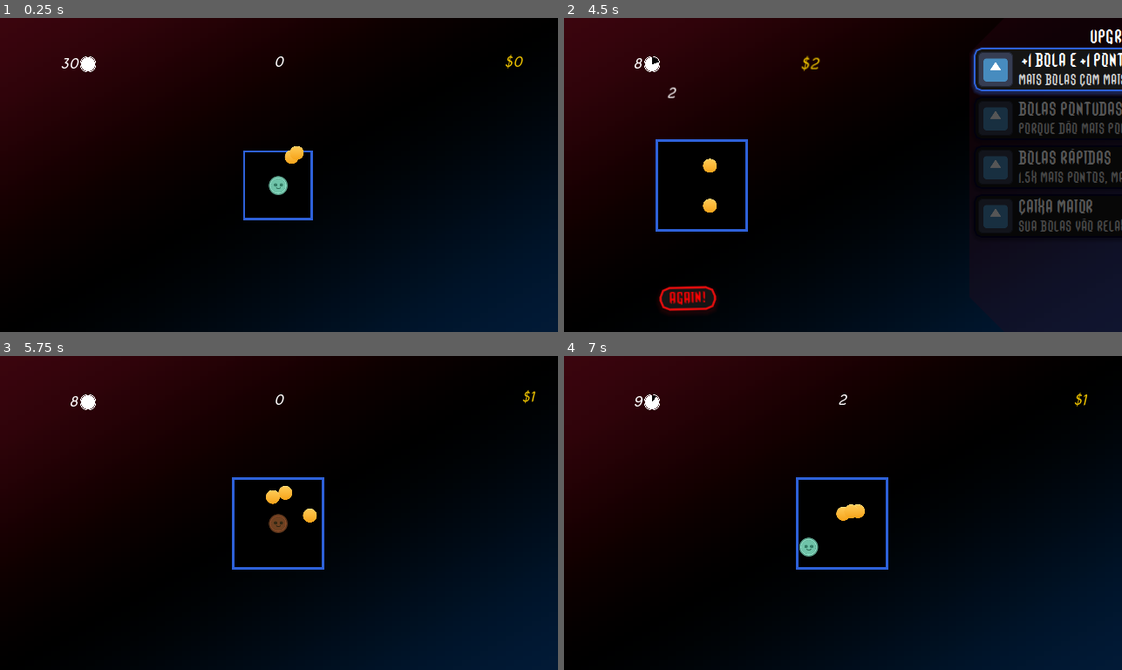
Above: before the commit, frames 1-4 (two rows, left to right).
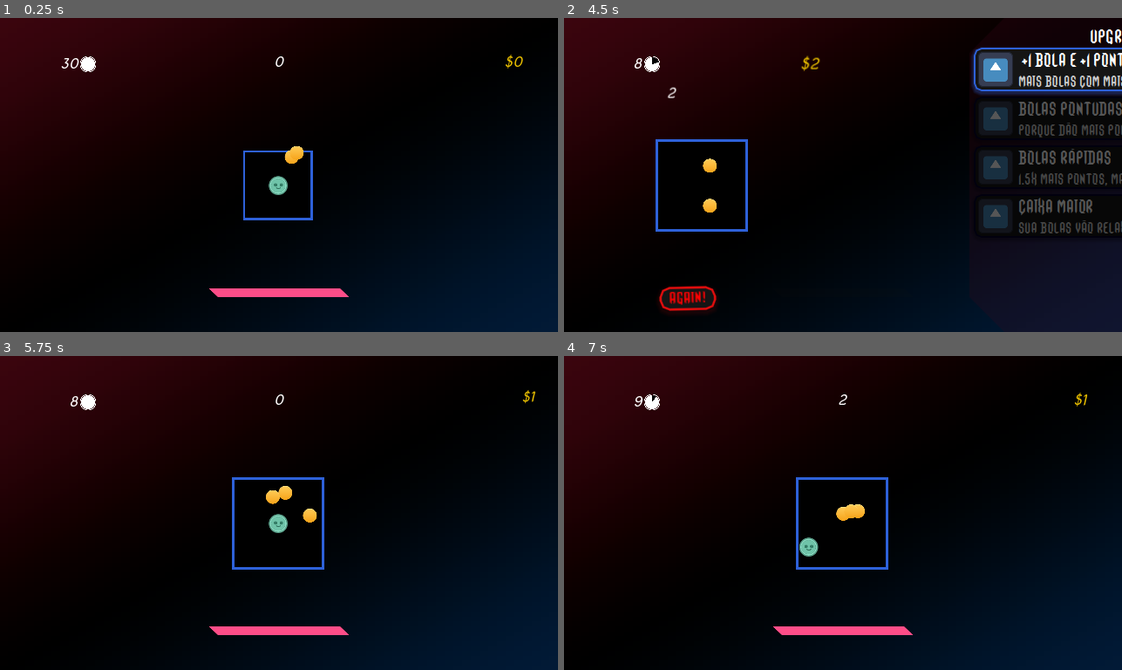
Above: after the commit, the same moments.

Repository: leofarias-cpu/brain-game-jam-incremental
Game: Godot game, scene res://systems/game/game.tscn
The game is run twice, just before and just after one commit, with the same random seed, the same clock (stepped at 60 frames per second) and the same inputs. The engine's default icon, where the game draws it, is replaced by a stand-in: a white triangle on a blue panel in a dark square.
Inputs (mouse positions are in pixels of both pictures, inside the frame that each line leads up to):
- Up to frame 1 (0.25 s): no input
- Up to frame 2 (4.5 s): tap Enter (ui_accept) at 0.5, 0.77, 1.52, 3.02, 3.77 s; move the mouse to (619, 65) at 0.52 s; hold D (right) 0.53-1.28 s; tap I every 0.75 s from 0.6 to 3.6 s; move the mouse to (843, 61) at 1.27 s; hold S (down) 1.28-2.03 s; move the mouse to (898, 105) at 2.02 s; hold D (right) 2.03-2.78 s; move the mouse to (815, 237) at 2.77 s; hold W (up) 2.78-3.53 s; move the mouse to (1010, 222) at 3.52 s; hold A (left) 3.53-4.25 s; click "AGAIN!" at 4.25 s
- Up to frame 3 (5.75 s): click (407, 406) at 5 s
- Up to frame 4 (7 s): move the mouse to (675, 465) at 5.77 s; hold A (left) 5.78-6.53 s; tap I at 5.85, 6.6 s; tap Enter (ui_accept) at 6.02 s; move the mouse to (870, 513) at 6.52 s; hold S (down) from 6.53 s (still down)

The runs differ from the first frame. In frame 1, 0.7% of the frame differs, in the area x 37-63%, y 86-89%; in frame 2, 1.2%, in the area x 81-100%, y 17-69%; in frame 3, 0.8%; in frame 4, 0.7%.

Commit message:
feat: timeout adds score, health bar and fixed player color on round start

Diff:
--- a/entities/player/player.gd
+++ b/entities/player/player.gd
@@ -6,7 +6,11 @@
 @export var sprite: Sprite2D
 
 var speed = 60
-var hp := 2
+var hp := 2:
+	set(v):
+		hp_changed.emit(v)
+		hp = v
+
 var invincible := false:
 	set(v):
 		invincible = v
@@ -17,7 +21,7 @@
 
 
 signal graze(value: int)
-signal hit
+signal hp_changed(value: int)
 signal died
 
 func _ready() -> void:
@@ -52,13 +56,11 @@
 func _on_hitbox_area_entered(_area: Area2D) -> void:
 	if invincible: return
 
-	hit.emit()
 	var tween = get_tree().create_tween()
 	tween.tween_property(sprite, 'modulate', Color(0.99, 0.33, 0.198, 1.0), 0.3)
 
 	hp -= 1
 	if hp <= 0:
 		died.emit()
-		return
 
 	tween.tween_property(sprite, 'modulate', Color(1.0, 1.0, 1.0, 1.0), 0.2)
--- a/systems/game/game.gd
+++ b/systems/game/game.gd
@@ -2,7 +2,10 @@
 
 @export_group("Player", "player_")
 @export var player: Player
-@export var player_hp_max := 2
+@export var player_hp_max := 2:
+	set(v):
+		player_hp_max = v
+		hp_max_changed.emit(v)
 @export var player_speed := 60.0
 
 @export_group("Play Space", "play_space_")
@@ -14,6 +17,7 @@
 @export_group("")
 @export var enemies: Array[PackedScene]
 @export var safe_time: int = 10
+@export var timeout_score := 0.1
 #@export var upgrades: Dictionary[PackedScene, int]
 @export var going_crazy_timer: Timer
 @export var round_end_position: Marker2D
@@ -44,6 +48,7 @@
 signal money_set(value: int)
 signal score_set(value: int)
 signal play_space_size_changed(space: PlaySpace)
+signal hp_max_changed(v: int)
 
 func _ready() -> void:
 
@@ -185,9 +190,15 @@
 			enemy.graze_area.monitoring = v
 			if v: enemy.grazing_enabled = true
 
-func _process(delta: float) -> void:
+func _process(_delta: float) -> void:
 	if Input.is_action_just_pressed("ui_accept"):
 		if TranslationServer.get_locale() == 'en':
 			TranslationServer.set_locale("pt")
 		else:
 			TranslationServer.set_locale("en")
+
+
+
+func _on_going_crazy_timer_timeout() -> void:
+	ui_layer.play_timeout_score_effect(score * timeout_score)
+	score *= 1 + timeout_score
--- a/systems/game/game.tscn
+++ b/systems/game/game.tscn
@@ -19,6 +19,7 @@
 [ext_resource type="FontFile" uid="uid://d1gtmh52vs017" path="res://assets/grimoire of death/TrueType (.ttf)/GrimoireOfDeath-Italic.ttf" id="11_danal"]
 [ext_resource type="PackedScene" uid="uid://cdbi5j1lx0ri" path="res://ui/timer/progress_bar.tscn" id="14_8ssvi"]
 [ext_resource type="Script" uid="uid://cyd5pn1tdumoj" path="res://systems/upgrade/Upgrade.gd" id="17_acwcx"]
+[ext_resource type="Script" uid="uid://dv8c8s04e02y2" path="res://ui/healthbar.gd" id="18_3mt0c"]
 [ext_resource type="Resource" uid="uid://c6ydmvxvh068d" path="res://systems/upgrade/upgrades/ball_add/ball_add.tres" id="18_n2pfc"]
 [ext_resource type="Resource" uid="uid://0wr7yvjntel6" path="res://systems/upgrade/upgrades/balls_faster/balls_faster.tres" id="19_3gm7n"]
 [ext_resource type="Resource" uid="uid://t0mqqu86gh3u" path="res://systems/upgrade/upgrades/ball_more_money/ball_more_money.tres" id="19_n2pfc"]
@@ -106,6 +107,18 @@
 corner_radius_bottom_left = 40
 corner_detail = 1
 
+[sub_resource type="StyleBoxFlat" id="StyleBoxFlat_5s6u0"]
+bg_color = Color(0.65811384, 0.329076, 2.8878452e-07, 0.14509805)
+corner_radius_top_right = 50
+corner_radius_bottom_left = 50
+corner_detail = 1
+
+[sub_resource type="StyleBoxFlat" id="StyleBoxFlat_3mt0c"]
+bg_color = Color(0.99439996, 0.30235603, 0.5346376, 1)
+corner_radius_top_right = 50
+corner_radius_bottom_left = 50
+corner_detail = 1
+
 [sub_resource type="Theme" id="Theme_3gm7n"]
 Button/fonts/font = ExtResource("10_s2ak1")
 Button/styles/hover = SubResource("StyleBoxFlat_wehse")
@@ -113,6 +126,8 @@
 Button/styles/pressed = SubResource("StyleBoxFlat_acwcx")
 HSeparator/styles/separator = SubResource("StyleBoxLine_ivg0e")
 Panel/styles/panel = SubResource("StyleBoxFlat_n2pfc")
+ProgressBar/styles/background = SubResource("StyleBoxFlat_5s6u0")
+ProgressBar/styles/fill = SubResource("StyleBoxFlat_3mt0c")
 RichTextLabel/fonts/italics_font = ExtResource("11_danal")
 RichTextLabel/fonts/normal_font = ExtResource("10_s2ak1")
 
@@ -159,7 +174,7 @@
 texture = SubResource("GradientTexture2D_tga20")
 script = ExtResource("6_2ub4j")
 
-[node name="UI Layer" type="CanvasLayer" parent="." unique_id=1395375313 node_paths=PackedStringArray("money", "round_end_position", "shop", "timer", "timer_progress_bar", "round_start_button", "score")]
+[node name="UI Layer" type="CanvasLayer" parent="." unique_id=1395375313 node_paths=PackedStringArray("money", "round_end_position", "shop", "timer", "timer_progress_bar", "round_start_button", "score", "hp_bar")]
 process_mode = 3
 script = ExtResource("7_7o6gp")
 money = NodePath("MarginContainer/Money")
@@ -169,6 +184,7 @@
 timer_progress_bar = NodePath("MarginContainer/HBoxContainer/ProgressBar")
 round_start_button = NodePath("Round Start")
 score = NodePath("MarginContainer/Score")
+hp_bar = NodePath("MarginContainer/MarginContainer/HeatlhBar")
 
 [node name="Round Start" type="Button" parent="UI Layer" unique_id=1109474704 node_paths=PackedStringArray("game")]
 visible = false
@@ -205,7 +221,7 @@
 size_flags_vertical = 0
 theme_override_constants/separation = 0
 
-[node name="Timer" parent="UI Layer/MarginContainer/HBoxContainer" unique_id=649885082 node_paths=PackedStringArray("progress_bar") instance=ExtResource("7_xtdty")]
+[node name="Timer" parent="UI Layer/MarginContainer/HBoxContainer" unique_id=649885082 node_paths=PackedStringArray("progress_bar", "effect_label") instance=ExtResource("7_xtdty")]
 custom_minimum_size = Vector2(50, 25)
 clip_contents = false
 layout_mode = 2
@@ -220,6 +236,15 @@
 horizontal_alignment = 2
 vertical_alignment = 1
 progress_bar = NodePath("../ProgressBar")
+effect_label = NodePath("EffectLabel")
+
+[node name="EffectLabel" type="RichTextLabel" parent="UI Layer/MarginContainer/HBoxContainer/Timer" unique_id=955285399]
+visible = false
+layout_mode = 0
+offset_right = 54.0
+offset_bottom = 40.0
+offset_transform_enabled = true
+text = "+ 10!!"
 
 [node name="ProgressBar" parent="UI Layer/MarginContainer/HBoxContainer" unique_id=671674136 instance=ExtResource("14_8ssvi")]
 custom_maximum_size = Vector2(50, 50)
@@ -259,6 +284,24 @@
 vertical_alignment = 1
 script = ExtResource("2_q6kid")
 
+[node name="MarginContainer" type="MarginContainer" parent="UI Layer/MarginContainer" unique_id=847969633]
+layout_mode = 2
+theme_override_constants/margin_left = 200
+theme_override_constants/margin_right = 200
+
+[node name="HeatlhBar" type="ProgressBar" parent="UI Layer/MarginContainer/MarginContainer" unique_id=1860181324 node_paths=PackedStringArray("game")]
+custom_minimum_size = Vector2(0, 10)
+layout_mode = 2
+size_flags_vertical = 8
+offset_transform_enabled = true
+mouse_filter = 2
+max_value = 2.0
+step = 0.1
+value = 1.0
+show_percentage = false
+script = ExtResource("18_3mt0c")
+game = NodePath("../../../..")
+
 [node name="Shop" parent="UI Layer" unique_id=429705958 node_paths=PackedStringArray("game") instance=ExtResource("10_fws3a")]
 visible = false
 custom_minimum_size = Vector2(350, -1)
@@ -268,16 +311,20 @@
 offset_transform_enabled = true
 offset_transform_position = Vector2(350, 0)
 initial_upgrades = Array[ExtResource("17_acwcx")]([ExtResource("18_n2pfc"), ExtResource("19_n2pfc"), ExtResource("19_3gm7n"), ExtResource("20_8ssvi")])
+upgrades = null
 game = NodePath("../..")
 
+[connection signal="hp_max_changed" from="." to="UI Layer/MarginContainer/MarginContainer/HeatlhBar" method="_on_game_hp_max_changed"]
 [connection signal="money_set" from="." to="UI Layer" method="_on_game_money_set"]
 [connection signal="score_set" from="." to="UI Layer/MarginContainer/Score" method="_on_game_score_set"]
+[connection signal="timeout" from="Going Crazy Timer" to="." method="_on_going_crazy_timer_timeout"]
 [connection signal="timeout" from="Going Crazy Timer" to="PlaySpace" method="_on_going_crazy_timer_timeout"]
 [connection signal="timeout" from="Going Crazy Timer" to="Camera2D/Background" method="_on_game_go_crazy"]
 [connection signal="timeout" from="Going Crazy Timer" to="UI Layer/MarginContainer/HBoxContainer/ProgressBar" method="_on_going_crazy_timer_timeout"]
 [connection signal="died" from="Player" to="." method="_on_player_died"]
 [connection signal="graze" from="Player" to="." method="_on_player_graze"]
-[connection signal="hit" from="Player" to="." method="_on_player_hit"]
+[connection signal="hp_changed" from="Player" to="UI Layer/MarginContainer/MarginContainer/HeatlhBar" method="_on_player_hp_changed"]
 [connection signal="mouse_entered" from="UI Layer/Round Start" to="UI Layer/Round Start" method="_on_mouse_entered"]
 [connection signal="mouse_exited" from="UI Layer/Round Start" to="UI Layer/Round Start" method="_on_mouse_exited"]
 [connection signal="pressed" from="UI Layer/Round Start" to="UI Layer/Round Start" method="_on_pressed"]
+[connection signal="value_changed" from="UI Layer/MarginContainer/MarginContainer/HeatlhBar" to="UI Layer/MarginContainer/MarginContainer/HeatlhBar" method="_on_value_changed"]
--- /dev/null
+++ b/ui/healthbar.gd
@@ -0,0 +1,14 @@
+extends ProgressBar
+@export var game: Game
+
+func _ready() -> void:
+	max_value = game.player_hp_max
+	value = game.player_hp_max
+
+func _on_player_hp_changed(v: int) -> void:
+	var tween = get_tree().create_tween()
+	tween.tween_property(self, "value", v, 0.2)
+
+
+func _on_game_hp_max_changed(v: int) -> void:
+	max_value = v
--- a/ui/shop/shop_row.gd
+++ b/ui/shop/shop_row.gd
@@ -5,6 +5,8 @@
 @export var cost: RichTextLabel
 @export var description: RichTextLabel
 @export var icon2: TextureRect
+
+@export var h_box_container: HBoxContainer
 
 signal bought(upgrade: Upgrade)
 
@@ -20,6 +22,8 @@
 
 	if upgrade.icon:
 		icon2.texture = upgrade.icon
+
+	clamp_text_size()
 
 func translate_text():
 	title.text = tr(upgrade.resource_path.get_file().get_basename() + "_title")
@@ -53,6 +57,8 @@
 	else:
 		cost.text = "$" + str(upgrade.get_next_upgrade_cost())
 
+	clamp_text_size()
+
 func disable():
 	self.disabled = true
 	self.modulate = Color(0.337, 0.337, 0.337, 1.0)
@@ -68,3 +74,11 @@
 	await tweener.finished
 	visible = false
 	offset_transform_position = Vector2(0, 0)
+
+func clamp_text_size():
+	if h_box_container.size.x > 260:
+		title.add_theme_font_size_override("normal_font_size", 18)
+		cost.add_theme_font_size_override("normal_font_size", 18)
+	else:
+		title.add_theme_font_size_override("normal_font_size", 22)
+		cost.add_theme_font_size_override("normal_font_size", 22)
--- a/ui/shop/shop_row.tscn
+++ b/ui/shop/shop_row.tscn
@@ -7,7 +7,7 @@
 [ext_resource type="Theme" uid="uid://c8n2h0a5fv313" path="res://ui/numbers.tres" id="5_cf0wy"]
 [ext_resource type="Script" uid="uid://c2dbhuw14o6fs" path="res://ui/shop/level.gd" id="5_vpogu"]
 
-[node name="Shop row" type="Button" unique_id=30294692 node_paths=PackedStringArray("title", "cost", "description", "icon2")]
+[node name="Shop row" type="Button" unique_id=30294692 node_paths=PackedStringArray("title", "cost", "description", "icon2", "h_box_container")]
 custom_minimum_size = Vector2(-1, 50)
 anchors_preset = 15
 anchor_right = 1.0
@@ -24,6 +24,7 @@
 cost = NodePath("MarginContainer/HBoxContainer/VBoxContainer/HBoxContainer/Cost")
 description = NodePath("MarginContainer/HBoxContainer/VBoxContainer/Description")
 icon2 = NodePath("MarginContainer/HBoxContainer/Icon")
+h_box_container = NodePath("MarginContainer/HBoxContainer/VBoxContainer/HBoxContainer")
 
 [node name="MarginContainer" type="MarginContainer" parent="." unique_id=1900796182]
 layout_mode = 1
--- a/ui/timer/timer.gd
+++ b/ui/timer/timer.gd
@@ -3,6 +3,7 @@
 @export var timer: Timer
 var duration: int
 @export var progress_bar: TextureProgressBar
+@export var effect_label: RichTextLabel
 
 
 func start(time: float):
@@ -25,3 +26,14 @@
 
 func stop():
 	timer.stop()
+
+func play_timeout_effect(value: int):
+	effect_label.text = "+ %s!!!!" % value
+	effect_label.visible = true
+
+	var tween = get_tree().create_tween()
+	var position = tween.tween_property(effect_label, "offset_transform_position", Vector2(10, 40), 0.5)
+	await position.finished
+
+	effect_label.visible = false
+	effect_label.offset_transform_position = Vector2.ZERO
--- a/ui/ui.gd
+++ b/ui/ui.gd
@@ -8,6 +8,7 @@
 
 @export var round_start_button: Button
 @export var score: RichTextLabel
+@export var hp_bar: ProgressBar
 
 func show_shop():
 	shop.visible = true
@@ -23,6 +24,7 @@
 
 	tween.tween_property(shop, 'offset_transform_position', Vector2(0, 0), 0.7)
 
+	tween.tween_property(hp_bar, "modulate", Color.TRANSPARENT, 0.5)
 	round_start_button.visible = true
 
 func close_shop():
@@ -38,8 +40,11 @@
 
 	round_start_button.visible = false
 
+	tween.tween_property(hp_bar, "modulate", Color.WHITE, 0.5)
+
 	await shop_move.finished
 	shop.visible = false
+	hp_bar.visible = true
 
 	timer_progress_bar.reset()
 
@@ -53,3 +58,6 @@
 func _on_game_money_set(value: int) -> void:
 	var tween = get_tree().create_tween().set_trans(Tween.TRANS_CUBIC).set_parallel()
 	tween.tween_property(money, 'text', "$" + str(value), 1)
+
+func play_timeout_score_effect(value: float):
+	timer.play_timeout_effect(ceilf(value))
Binary file changed: assets/translation/translation.en.translation
Binary file changed: assets/translation/translation.pt.translation
Not shown, added: ui/healthbar.gd.uid
